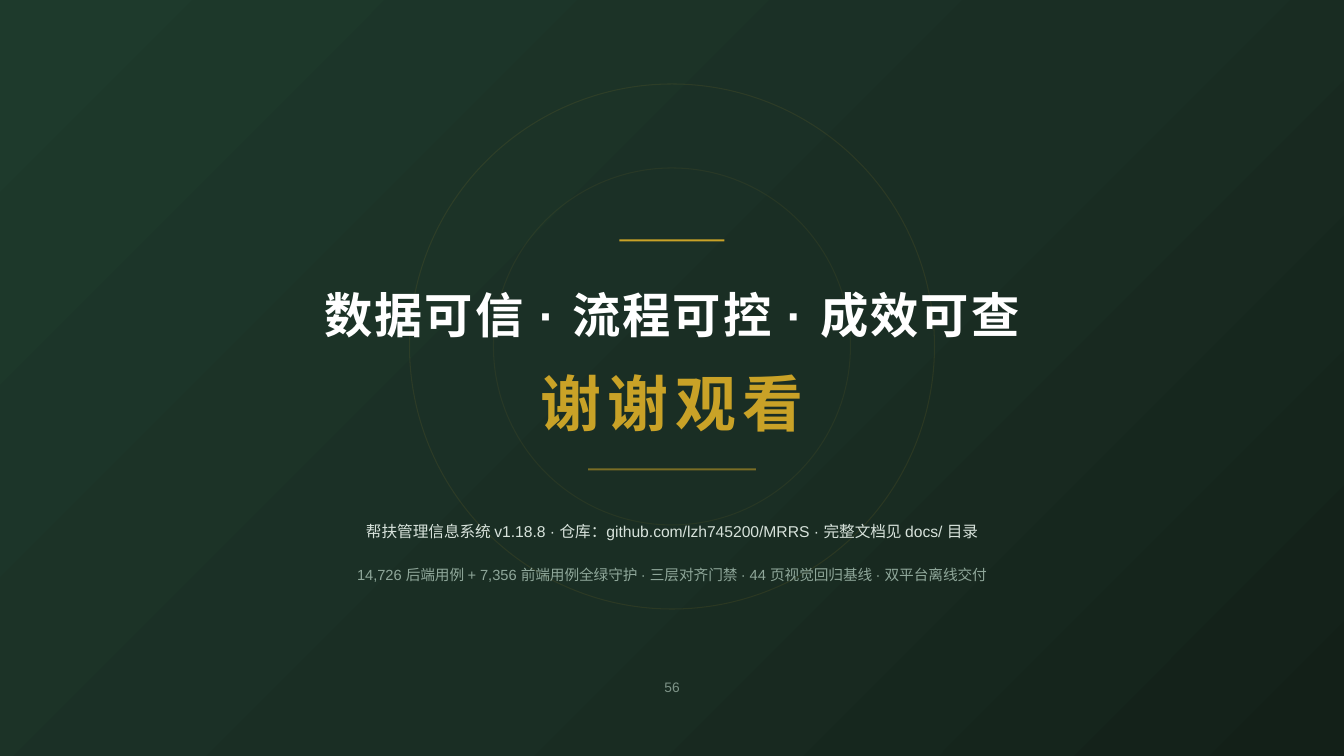
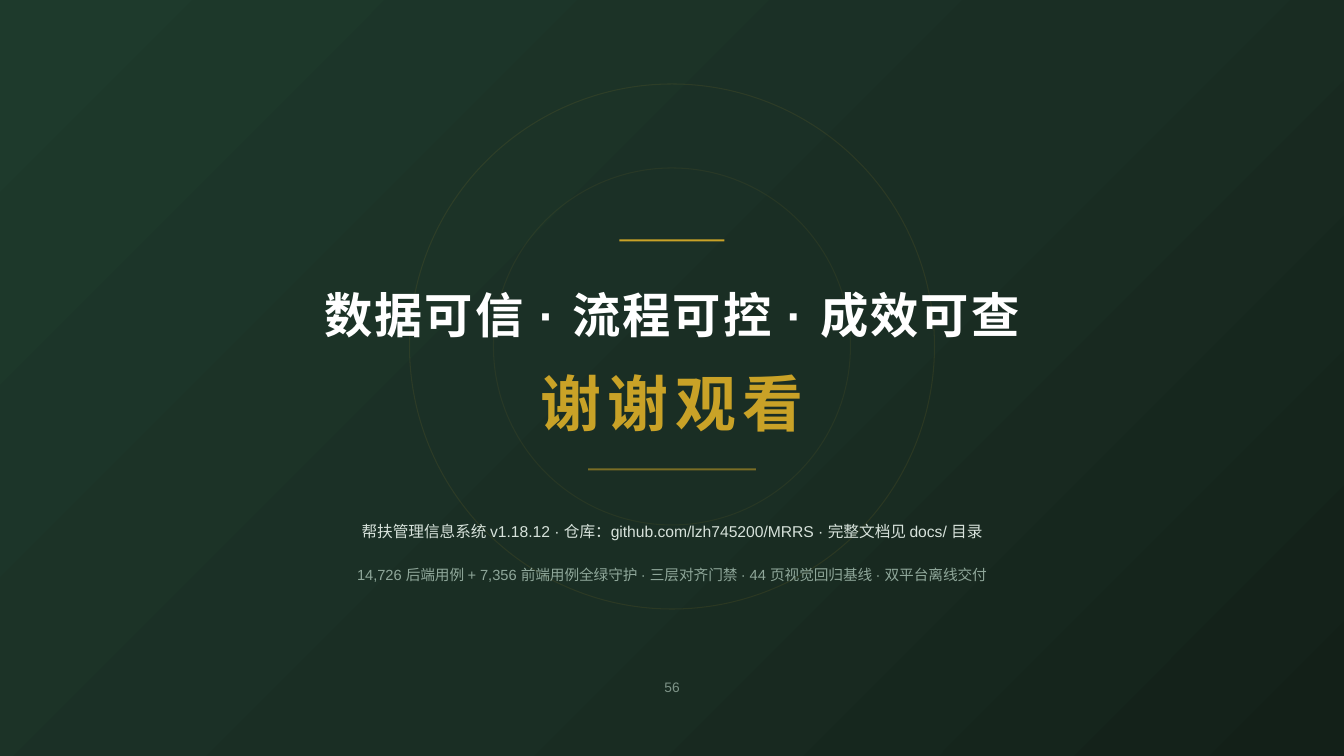
Before and after one commit to lzh745200/MRRS, a slide deck: slide 56 of docs/帮扶管理信息系统介绍.pptx. Drawn at 1344x756 pixels with LibreOffice and Linux fonts; fonts in the diff are those of the drawing. Boxes give left, top, right and bottom in pixels: in the first picture for what was removed or moved away, otherwise in the second. Text is boxed around its words. In the diff, an @@ line names an element or a change of style, - is before the commit and + after.

Commit message:
docs(ppt): 系统介绍 PPT 版本标记 V1.18.8 → V1.18.12（页脚/封面，50 处）
只改「当前版本标记」两类，历史版本表保留：
  · 页脚/页尾 `帮扶管理信息系统 v1.18.8` → `v1.18.12`
  · 封面 `V1.18.8` → `V1.18.12`
`v1.18.2 → v1.18.8：六版收口要点` 这类历史页标题**不动**（那是历史事实）。

另两个配套 PPT（`帮扶管理信息系统-操作培训.pptx` 55 处、
`帮扶管理信息系统介绍-零基础版.pptx` 40 处）当前被 PowerPoint 占用
（`docs/~$*.pptx` 锁文件存在，写盘 PermissionError），待关闭后同法更新。

```diff
--- a/docs/帮扶管理信息系统介绍.pptx
+++ b/docs/帮扶管理信息系统介绍.pptx
@@ text at [362, 524, 982, 540]: text changed @@
-帮扶管理信息系统 v1.18.8 · 仓库：github.com/lzh745200/MRRS · 完整文档见 docs/ 目录
+帮扶管理信息系统 v1.18.12 · 仓库：github.com/lzh745200/MRRS · 完整文档见 docs/ 目录
```
Also in this commit, not shown: 49 other slides changed.
